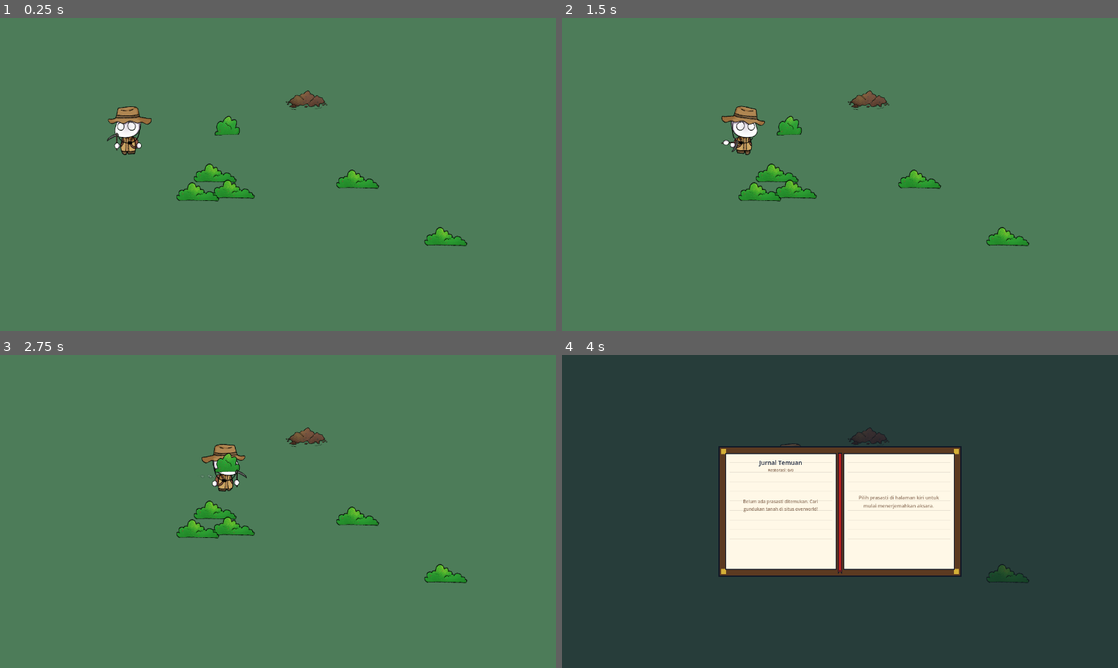
Above: before the commit, frames 1-4 (two rows, left to right).
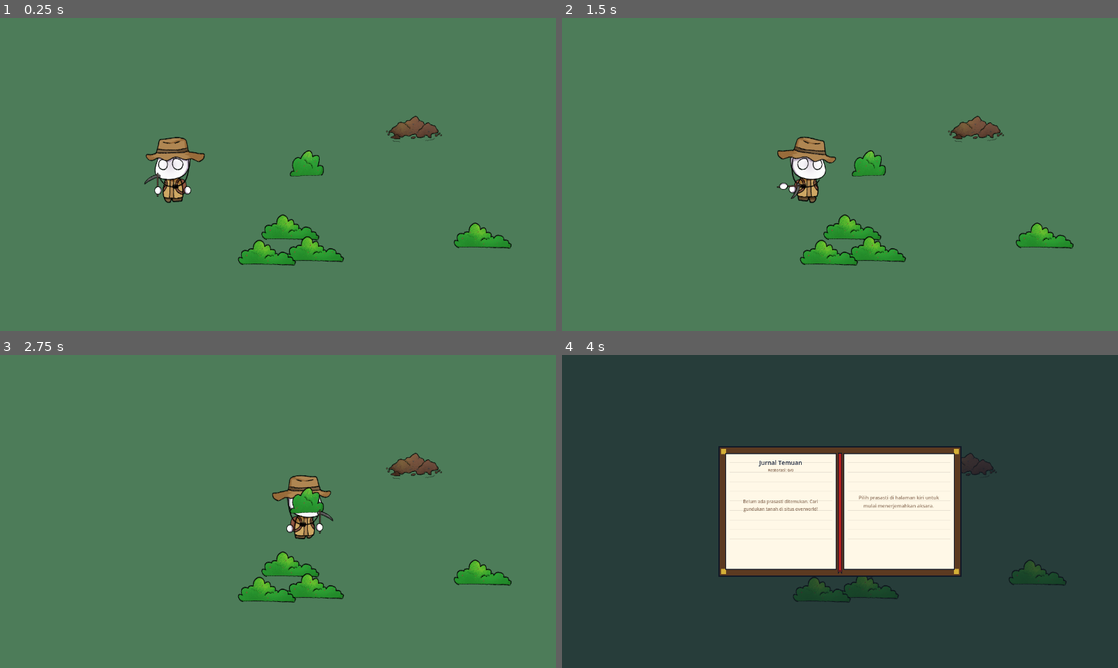
Above: after the commit, the same moments.

Repository: Akabim/arkeolog
Game: Godot game, scene res://src/core/main.tscn
The game is run twice, just before and just after one commit, with the same random seed, the same clock (stepped at 60 frames per second) and the same inputs.
Inputs (mouse positions are in pixels of both pictures, inside the frame that each line leads up to):
- Up to frame 1 (0.25 s): no input
- Up to frame 2 (1.5 s): tap Enter (ui_accept) at 0.5, 0.77 s; move the mouse to (962, 158) at 0.52 s; hold D (move_right) 0.53-1.25 s; hold E (interact) 0.53-1.25 s; click (962, 158) at 0.67 s; drag from (728, 190) to (1006, 249) at 1.27 s
- Up to frame 3 (2.75 s): move the mouse to (333, 442) at 2.02 s; hold D (move_right) from 2.03 s (still down); tap Space at 2.1 s
- Up to frame 4 (4 s): release D (move_right) at 2.75 s; drag from (812, 574) to (1006, 586) at 2.77 s; move the mouse to (1006, 558) at 3.52 s; hold A (move_left) from 3.53 s (still down); tap I at 3.6 s; tap Enter (ui_accept) at 3.77 s

The runs differ from the first frame. In frame 1, 6.4% of the frame differs, in the area x 19-92%, y 23-80%; in frame 2, 6.3%; in frame 3, 5.9%; in frame 4, 0.4%.

Commit message:
Implement player feet shadow, camera zoom to 1.35, and parallax background scrolling in sandbox

Diff:
--- a/src/entities/player/player.gd
+++ b/src/entities/player/player.gd
@@ -34,6 +34,29 @@
 var current_facing: String = "front"
 
 func _ready() -> void:
+	# Create soft radial shadow at player's feet
+	var grad = Gradient.new()
+	grad.colors = PackedColorArray([Color(0, 0, 0, 0.4), Color(0, 0, 0, 0)])
+	grad.offsets = PackedFloat32Array([0.0, 1.0])
+
+	var grad_tex = GradientTexture2D.new()
+	grad_tex.gradient = grad
+	grad_tex.fill = GradientTexture2D.FILL_RADIAL
+	grad_tex.fill_from = Vector2(0.5, 0.5)
+	grad_tex.fill_to = Vector2(0.5, 0.0)
+	grad_tex.width = 64
+	grad_tex.height = 64
+
+	var shadow = Sprite2D.new()
+	shadow.name = "Shadow"
+	shadow.texture = grad_tex
+	shadow.position = Vector2(-5, 46)
+	shadow.scale = Vector2(1.5, 0.6)
+	shadow.show_behind_parent = true
+	shadow.z_index = -1
+	add_child(shadow)
+	move_child(shadow, 0)
+
 	# Enable Y-sorting for cozy depth sorting
 	y_sort_enabled = true
 
--- a/src/entities/player/player.tscn
+++ b/src/entities/player/player.tscn
@@ -140,26 +140,14 @@
 tracks/9/type = "value"
 tracks/9/imported = false
 tracks/9/enabled = true
-tracks/9/path = NodePath("Visual/Badan/HandL/Pickaxe:rotation")
+tracks/9/path = NodePath("Visual/Badan/HandL/Pickaxe:position")
 tracks/9/interp = 1
 tracks/9/loop_wrap = true
 tracks/9/keys = {
 "times": PackedFloat32Array(0),
 "transitions": PackedFloat32Array(1),
 "update": 0,
-"values": [0.0]
-}
-tracks/10/type = "value"
-tracks/10/imported = false
-tracks/10/enabled = true
-tracks/10/path = NodePath("Visual/Badan/HandL/Pickaxe:position")
-tracks/10/interp = 1
-tracks/10/loop_wrap = true
-tracks/10/keys = {
-"times": PackedFloat32Array(0),
-"transitions": PackedFloat32Array(1),
-"update": 0,
-"values": [Vector2(-120.44445, -0.5555525)]
+"values": [Vector2(-8.888664, 13.333334)]
 }
 
 [sub_resource type="Animation" id="Animation_idle"]
@@ -274,131 +262,6 @@
 "update": 0,
 "values": [Vector2(-120.44445, -0.5555525), Vector2(-120.44445, -0.5555525)]
 }
-tracks/9/type = "value"
-tracks/9/imported = false
-tracks/9/enabled = true
-tracks/9/path = NodePath("Visual/Badan/HandL/Pickaxe:rotation")
-tracks/9/interp = 1
-tracks/9/loop_wrap = true
-tracks/9/keys = {
-"times": PackedFloat32Array(0, 1.6),
-"transitions": PackedFloat32Array(1, 1),
-"update": 0,
-"values": [0.0, 0.0]
-}
-tracks/10/type = "value"
-tracks/10/imported = false
-tracks/10/enabled = true
-tracks/10/path = NodePath("Visual/Badan/HandL/Pickaxe:position")
-tracks/10/interp = 1
-tracks/10/loop_wrap = true
-tracks/10/keys = {
-"times": PackedFloat32Array(0, 1.6),
-"transitions": PackedFloat32Array(1, 1),
-"update": 0,
-"values": [Vector2(-120.44445, -0.5555525), Vector2(-120.44445, -0.5555525)]
-}
-
-[sub_resource type="Animation" id="Animation_p2qdy"]
-resource_name = "idle_pickaxe"
-length = 1.6
-loop_mode = 1
-tracks/0/type = "value"
-tracks/0/imported = false
-tracks/0/enabled = true
-tracks/0/path = NodePath("Visual/Badan:position")
-tracks/0/interp = 2
-tracks/0/loop_wrap = true
-tracks/0/keys = {
-"times": PackedFloat32Array(0, 0.8, 1.6),
-"transitions": PackedFloat32Array(1, 1, 1),
-"update": 0,
-"values": [Vector2(0, 0), Vector2(0, 2), Vector2(0, 0)]
-}
-tracks/1/type = "value"
-tracks/1/imported = false
-tracks/1/enabled = true
-tracks/1/path = NodePath("Visual/Kepala:position")
-tracks/1/interp = 2
-tracks/1/loop_wrap = true
-tracks/1/keys = {
-"times": PackedFloat32Array(0, 0.8, 1.6),
-"transitions": PackedFloat32Array(1, 1, 1),
-"update": 0,
-"values": [Vector2(0, 0), Vector2(0, 4), Vector2(0, 0)]
-}
-tracks/2/type = "value"
-tracks/2/imported = false
-tracks/2/enabled = true
-tracks/2/path = NodePath("Visual/Topi:position")
-tracks/2/interp = 2
-tracks/2/loop_wrap = true
-tracks/2/keys = {
-"times": PackedFloat32Array(0, 0.8, 1.6),
-"transitions": PackedFloat32Array(1, 1, 1),
-"update": 0,
-"values": [Vector2(0, 0), Vector2(0, 4.5), Vector2(0, 0)]
-}
-tracks/3/type = "value"
-tracks/3/imported = false
-tracks/3/enabled = true
-tracks/3/path = NodePath("Visual/Badan/HandL:position")
-tracks/3/interp = 1
-tracks/3/loop_wrap = true
-tracks/3/keys = {
-"times": PackedFloat32Array(0, 1.6),
-"transitions": PackedFloat32Array(1, 1),
-"update": 0,
-"values": [Vector2(26.027, 18.105), Vector2(26.027, 18.105)]
-}
-tracks/4/type = "value"
-tracks/4/imported = false
-tracks/4/enabled = true
-tracks/4/path = NodePath("Visual/Badan/HandR:position")
-tracks/4/interp = 1
-tracks/4/loop_wrap = true
-tracks/4/keys = {
-"times": PackedFloat32Array(0, 1.6),
-"transitions": PackedFloat32Array(1, 1),
-"update": 0,
-"values": [Vector2(-13.333334, -11.111111), Vector2(-13.333334, -11.111111)]
-}
-tracks/5/type = "value"
-tracks/5/imported = false
-tracks/5/enabled = true
-tracks/5/path = NodePath("Visual/Badan/HandL:rotation")
-tracks/5/interp = 1
-tracks/5/loop_wrap = true
-tracks/5/keys = {
-"times": PackedFloat32Array(0, 1.6),
-"transitions": PackedFloat32Array(1, 1),
-"update": 0,
-"values": [0.0, 0.0]
-}
-tracks/6/type = "value"
-tracks/6/imported = false
-tracks/6/enabled = true
-tracks/6/path = NodePath("Visual/Badan/HandR:rotation")
-tracks/6/interp = 1
-tracks/6/loop_wrap = true
-tracks/6/keys = {
-"times": PackedFloat32Array(0, 1.6),
-"transitions": PackedFloat32Array(1, 1),
-"update": 0,
-"values": [0.0, 0.0]
-}
-tracks/7/type = "value"
-tracks/7/imported = false
-tracks/7/enabled = true
-tracks/7/path = NodePath("Visual/Badan/HandL/Pickaxe:position")
-tracks/7/interp = 1
-tracks/7/loop_wrap = true
-tracks/7/keys = {
-"times": PackedFloat32Array(0, 1.6),
-"transitions": PackedFloat32Array(1, 1),
-"update": 0,
-"values": [Vector2(-41.582558, 6.3394465), Vector2(-41.582558, 6.3394465)]
-}
 
 [sub_resource type="Animation" id="Animation_idle_shovel"]
 resource_name = "idle_shovel"
@@ -489,107 +352,82 @@
 "values": [0.0, 0.0]
 }
 
-[sub_resource type="Animation" id="Animation_swing_pickaxe"]
+[sub_resource type="Animation" id="Animation_3c4mh"]
 resource_name = "swing_pickaxe"
-length = 0.35
+length = 0.25
 step = 0.05
 tracks/0/type = "value"
 tracks/0/imported = false
 tracks/0/enabled = true
-tracks/0/path = NodePath("Visual/Badan/HandL:position")
+tracks/0/path = NodePath("Visual/Badan/HandL:rotation")
 tracks/0/interp = 2
 tracks/0/loop_wrap = true
 tracks/0/keys = {
-"times": PackedFloat32Array(0, 0.12, 0.22, 0.35),
-"transitions": PackedFloat32Array(1, 1, 1, 1),
-"update": 0,
-"values": [Vector2(2.222, 0), Vector2(-15, -45), Vector2(25, 20), Vector2(2.222, 0)]
+"times": PackedFloat32Array(0, 0.08, 0.16, 0.25),
+"transitions": PackedFloat32Array(1, 1, 1, 1),
+"update": 0,
+"values": [0.0, 1.396263, -1.710423, 0.0]
 }
 tracks/1/type = "value"
 tracks/1/imported = false
 tracks/1/enabled = true
-tracks/1/path = NodePath("Visual/Badan/HandL:rotation")
+tracks/1/path = NodePath("Visual/Badan/HandR:rotation")
 tracks/1/interp = 2
 tracks/1/loop_wrap = true
 tracks/1/keys = {
-"times": PackedFloat32Array(0, 0.12, 0.22, 0.35),
-"transitions": PackedFloat32Array(1, 1, 1, 1),
-"update": 0,
-"values": [0.0, -1.6, 1.0, 0.0]
+"times": PackedFloat32Array(0, 0.08, 0.16, 0.25),
+"transitions": PackedFloat32Array(1, 1, 1, 1),
+"update": 0,
+"values": [0.0, 0.0, 0.0, 0.0]
 }
 tracks/2/type = "value"
 tracks/2/imported = false
 tracks/2/enabled = true
-tracks/2/path = NodePath("Visual/Badan/HandR:position")
+tracks/2/path = NodePath("Visual/Badan:scale")
 tracks/2/interp = 2
 tracks/2/loop_wrap = true
 tracks/2/keys = {
-"times": PackedFloat32Array(0, 0.12, 0.22, 0.35),
-"transitions": PackedFloat32Array(1, 1, 1, 1),
-"update": 0,
-"values": [Vector2(-2.222, 2.222), Vector2(-20, -40), Vector2(20, 25), Vector2(-2.222, 2.222)]
+"times": PackedFloat32Array(0, 0.08, 0.16, 0.25),
+"transitions": PackedFloat32Array(1, 1, 1, 1),
+"update": 0,
+"values": [Vector2(1, 1), Vector2(0.95, 1.05), Vector2(1.05, 0.95), Vector2(1, 1)]
 }
 tracks/3/type = "value"
 tracks/3/imported = false
 tracks/3/enabled = true
-tracks/3/path = NodePath("Visual/Badan/HandR:rotation")
+tracks/3/path = NodePath("Visual/Topi:rotation")
 tracks/3/interp = 2
 tracks/3/loop_wrap = true
 tracks/3/keys = {
-"times": PackedFloat32Array(0, 0.12, 0.22, 0.35),
-"transitions": PackedFloat32Array(1, 1, 1, 1),
-"update": 0,
-"values": [0.0, -1.4, 0.8, 0.0]
+"times": PackedFloat32Array(0, 0.08, 0.16, 0.25),
+"transitions": PackedFloat32Array(1, 1, 1, 1),
+"update": 0,
+"values": [0.0, 0.1, -0.12, 0.0]
 }
 tracks/4/type = "value"
 tracks/4/imported = false
 tracks/4/enabled = true
-tracks/4/path = NodePath("Visual/Badan:scale")
-tracks/4/interp = 2
+tracks/4/path = NodePath("Visual/Badan/HandL/Pickaxe:position")
+tracks/4/interp = 1
 tracks/4/loop_wrap = true
 tracks/4/keys = {
-"times": PackedFloat32Array(0, 0.12, 0.22, 0.35),
-"transitions": PackedFloat32Array(1, 1, 1, 1),
-"update": 0,
-"values": [Vector2(1, 1), Vector2(0.9, 1.1), Vector2(1.15, 0.85), Vector2(1, 1)]
+"times": PackedFloat32Array(0),
+"transitions": PackedFloat32Array(1),
+"update": 0,
+"values": [Vector2(-8.888664, 15.555556)]
 }
 tracks/5/type = "value"
 tracks/5/imported = false
 tracks/5/enabled = true
-tracks/5/path = NodePath("Visual/Topi:rotation")
-tracks/5/interp = 2
+tracks/5/path = NodePath("Visual/Badan/HandL/Pickaxe:rotation")
+tracks/5/interp = 1
 tracks/5/loop_wrap = true
 tracks/5/keys = {
-"times": PackedFloat32Array(0, 0.12, 0.22, 0.35),
-"transitions": PackedFloat32Array(1, 1, 1, 1),
-"update": 0,
-"values": [0.0, -0.1, 0.15, 0.0]
-}
-tracks/6/type = "value"
-tracks/6/imported = false
-tracks/6/enabled = true
-tracks/6/path = NodePath("Visual/Badan/HandL/Pickaxe:rotation")
-tracks/6/interp = 2
-tracks/6/loop_wrap = true
-tracks/6/keys = {
-"times": PackedFloat32Array(0, 0.12, 0.22, 0.35),
-"transitions": PackedFloat32Array(1, 1, 1, 1),
-"update": 0,
-"values": [0.0, -1.8, 1.2, 0.0]
-}
-tracks/7/type = "value"
-tracks/7/imported = false
-tracks/7/enabled = true
-tracks/7/path = NodePath("Visual/Badan/HandL/Pickaxe:position")
-tracks/7/interp = 2
-tracks/7/loop_wrap = true
-tracks/7/keys = {
-"times": PackedFloat32Array(0, 0.12, 0.22, 0.35),
-"transitions": PackedFloat32Array(1, 1, 1, 1),
-"update": 0,
-"values": [Vector2(-120.44445, -0.5555525), Vector2(-120.44445, -0.5555525), Vector2(-120.44445, -0.5555525), Vector2(-120.44445, -0.5555525)]
-}
-
+"times": PackedFloat32Array(0),
+"transitions": PackedFloat32Array(1),
+"update": 0,
+"values": [0.0]
+}
 
 [sub_resource type="Animation" id="Animation_swing_scythe"]
 resource_name = "swing_scythe"
@@ -896,187 +734,14 @@
 tracks/14/type = "value"
 tracks/14/imported = false
 tracks/14/enabled = true
-tracks/14/path = NodePath("Visual/Badan/HandL/Pickaxe:rotation")
+tracks/14/path = NodePath("Visual/Badan/HandL/Pickaxe:position")
 tracks/14/interp = 1
 tracks/14/loop_wrap = true
 tracks/14/keys = {
 "times": PackedFloat32Array(0, 0.5),
 "transitions": PackedFloat32Array(1, 1),
 "update": 0,
-"values": [0.0, 0.0]
-}
-tracks/15/type = "value"
-tracks/15/imported = false
-tracks/15/enabled = true
-tracks/15/path = NodePath("Visual/Badan/HandL/Pickaxe:position")
-tracks/15/interp = 1
-tracks/15/loop_wrap = true
-tracks/15/keys = {
-"times": PackedFloat32Array(0, 0.5),
-"transitions": PackedFloat32Array(1, 1),
-"update": 0,
-"values": [Vector2(-120.44445, -0.5555525), Vector2(-120.44445, -0.5555525)]
-}
-
-[sub_resource type="Animation" id="Animation_lqdhu"]
-resource_name = "walk_pickaxe"
-length = 0.5
-loop_mode = 1
-tracks/0/type = "value"
-tracks/0/imported = false
-tracks/0/enabled = true
-tracks/0/path = NodePath("Visual/KakiKiri:position")
-tracks/0/interp = 2
-tracks/0/loop_wrap = true
-tracks/0/keys = {
-"times": PackedFloat32Array(0, 0.125, 0.25, 0.375, 0.5),
-"transitions": PackedFloat32Array(1, 1, 1, 1, 1),
-"update": 0,
-"values": [Vector2(-126, -123), Vector2(-126, -130), Vector2(-126, -123), Vector2(-126, -123), Vector2(-126, -123)]
-}
-tracks/1/type = "value"
-tracks/1/imported = false
-tracks/1/enabled = true
-tracks/1/path = NodePath("Visual/KakiKanan:position")
-tracks/1/interp = 2
-tracks/1/loop_wrap = true
-tracks/1/keys = {
-"times": PackedFloat32Array(0, 0.125, 0.25, 0.375, 0.5),
-"transitions": PackedFloat32Array(1, 1, 1, 1, 1),
-"update": 0,
-"values": [Vector2(-129, -125), Vector2(-129, -125), Vector2(-129, -125), Vector2(-129, -132), Vector2(-129, -125)]
-}
-tracks/2/type = "value"
-tracks/2/imported = false
-tracks/2/enabled = true
-tracks/2/path = NodePath("Visual/Badan:position")
-tracks/2/interp = 2
-tracks/2/loop_wrap = true
-tracks/2/keys = {
-"times": PackedFloat32Array(0, 0.125, 0.25, 0.375, 0.5),
-"transitions": PackedFloat32Array(1, 1, 1, 1, 1),
-"update": 0,
-"values": [Vector2(0, 0), Vector2(0, 3), Vector2(0, 0), Vector2(0, 3), Vector2(0, 0)]
-}
-tracks/3/type = "value"
-tracks/3/imported = false
-tracks/3/enabled = true
-tracks/3/path = NodePath("Visual/Kepala:position")
-tracks/3/interp = 2
-tracks/3/loop_wrap = true
-tracks/3/keys = {
-"times": PackedFloat32Array(0, 0.125, 0.25, 0.375, 0.5),
-"transitions": PackedFloat32Array(1, 1, 1, 1, 1),
-"update": 0,
-"values": [Vector2(0, 0), Vector2(0, 4.5), Vector2(0, 0), Vector2(0, 4.5), Vector2(0, 0)]
-}
-tracks/4/type = "value"
-tracks/4/imported = false
-tracks/4/enabled = true
-tracks/4/path = NodePath("Visual/Topi:position")
-tracks/4/interp = 2
-tracks/4/loop_wrap = true
-tracks/4/keys = {
-"times": PackedFloat32Array(0, 0.125, 0.25, 0.375, 0.5),
-"transitions": PackedFloat32Array(1, 1, 1, 1, 1),
-"update": 0,
-"values": [Vector2(0, 0), Vector2(0, 5.5), Vector2(0, 0), Vector2(0, 5.5), Vector2(0, 0)]
-}
-tracks/5/type = "value"
-tracks/5/imported = false
-tracks/5/enabled = true
-tracks/5/path = NodePath("Visual/Badan/HandL:position")
-tracks/5/interp = 1
-tracks/5/loop_wrap = true
-tracks/5/keys = {
-"times": PackedFloat32Array(0, 0.5),
-"transitions": PackedFloat32Array(1, 1),
-"update": 0,
-"values": [Vector2(26.027, 18.105), Vector2(26.027, 18.105)]
-}
-tracks/6/type = "value"
-tracks/6/imported = false
-tracks/6/enabled = true
-tracks/6/path = NodePath("Visual/Badan/HandR:position")
-tracks/6/interp = 1
-tracks/6/loop_wrap = true
-tracks/6/keys = {
-"times": PackedFloat32Array(0, 0.5),
-"transitions": PackedFloat32Array(1, 1),
-"update": 0,
-"values": [Vector2(-13.333334, -11.111111), Vector2(-13.333334, -11.111111)]
-}
-tracks/7/type = "value"
-tracks/7/imported = false
-tracks/7/enabled = true
-tracks/7/path = NodePath("Visual/Badan/HandL:rotation")
-tracks/7/interp = 1
-tracks/7/loop_wrap = true
-tracks/7/keys = {
-"times": PackedFloat32Array(0, 0.5),
-"transitions": PackedFloat32Array(1, 1),
-"update": 0,
-"values": [0.0, 0.0]
-}
-tracks/8/type = "value"
-tracks/8/imported = false
-tracks/8/enabled = true
-tracks/8/path = NodePath("Visual/Badan/HandR:rotation")
-tracks/8/interp = 1
-tracks/8/loop_wrap = true
-tracks/8/keys = {
-"times": PackedFloat32Array(0, 0.5),
-"transitions": PackedFloat32Array(1, 1),
-"update": 0,
-"values": [0.0, 0.0]
-}
-tracks/9/type = "value"
-tracks/9/imported = false
-tracks/9/enabled = true
-tracks/9/path = NodePath("Visual/Tas:position")
-tracks/9/interp = 2
-tracks/9/loop_wrap = true
-tracks/9/keys = {
-"times": PackedFloat32Array(0, 0.125, 0.25, 0.375, 0.5),
-"transitions": PackedFloat32Array(1, 1, 1, 1, 1),
-"update": 0,
-"values": [Vector2(0, 0), Vector2(-2, 4), Vector2(0, 0), Vector2(2, 4), Vector2(0, 0)]
-}
-tracks/10/type = "value"
-tracks/10/imported = false
-tracks/10/enabled = true
-tracks/10/path = NodePath("Visual/Tas:rotation")
-tracks/10/interp = 2
-tracks/10/loop_wrap = true
-tracks/10/keys = {
-"times": PackedFloat32Array(0, 0.125, 0.25, 0.375, 0.5),
-"transitions": PackedFloat32Array(1, 1, 1, 1, 1),
-"update": 0,
-"values": [0.0, -0.06, 0.0, 0.06, 0.0]
-}
-tracks/11/type = "value"
-tracks/11/imported = false
-tracks/11/enabled = true
-tracks/11/path = NodePath("Visual/Topi:rotation")
-tracks/11/interp = 2
-tracks/11/loop_wrap = true
-tracks/11/keys = {
-"times": PackedFloat32Array(0, 0.125, 0.25, 0.375, 0.5),
-"transitions": PackedFloat32Array(1, 1, 1, 1, 1),
-"update": 0,
-"values": [0.0, 0.06, 0.0, -0.06, 0.0]
-}
-tracks/12/type = "value"
-tracks/12/imported = false
-tracks/12/enabled = true
-tracks/12/path = NodePath("Visual/Badan/HandL/Pickaxe:position")
-tracks/12/interp = 1
-tracks/12/loop_wrap = true
-tracks/12/keys = {
-"times": PackedFloat32Array(0, 0.5),
-"transitions": PackedFloat32Array(1, 1),
-"update": 0,
-"values": [Vector2(-41.582558, 6.3394465), Vector2(-41.582558, 6.3394465)]
+"values": [Vector2(-8.888664, 13.333334), Vector2(-8.888664, 13.333334)]
 }
 
 [sub_resource type="Animation" id="Animation_walk_shovel"]
@@ -1232,13 +897,11 @@
 _data = {
 &"RESET": SubResource("Animation_RESET"),
 &"idle": SubResource("Animation_idle"),
-&"idle_pickaxe": SubResource("Animation_p2qdy"),
 &"idle_shovel": SubResource("Animation_idle_shovel"),
-&"swing_pickaxe": SubResource("Animation_swing_pickaxe"),
+&"swing_pickaxe": SubResource("Animation_3c4mh"),
 &"swing_scythe": SubResource("Animation_swing_scythe"),
 &"swing_shovel": SubResource("Animation_swing_shovel"),
 &"walk": SubResource("Animation_walk"),
-&"walk_pickaxe": SubResource("Animation_lqdhu"),
 &"walk_shovel": SubResource("Animation_walk_shovel")
 }
 
@@ -1255,7 +918,8 @@
 
 [node name="DustParticles" type="CPUParticles2D" parent="." unique_id=253918371]
 show_behind_parent = true
-position = Vector2(0, 24)
+z_index = -2
+position = Vector2(0, 54)
 emitting = false
 texture = ExtResource("3_qlg0r")
 lifetime = 0.4
@@ -1275,8 +939,6 @@
 scale = Vector2(0.45, 0.45)
 
 [node name="Tas" type="Sprite2D" parent="Visual" unique_id=157407684]
-position = Vector2(-0.87842184, 1.7568437)
-rotation = -0.026352655
 texture = ExtResource("3_tk761")
 
 [node name="KakiKiri" type="Sprite2D" parent="Visual" unique_id=343680900]
@@ -1311,7 +973,7 @@
 
 [node name="Pickaxe" type="Sprite2D" parent="Visual/Badan/HandL" unique_id=1165311712]
 show_behind_parent = true
-position = Vector2(-120.44445, -0.5555525)
+position = Vector2(-8.888664, 13.333334)
 texture = ExtResource("11_pickaxe")
 
 [node name="HandR" type="Sprite2D" parent="Visual/Badan" unique_id=1230186548]
@@ -1334,6 +996,7 @@
 shape = SubResource("CircleShape2D_interact")
 
 [node name="Camera2D" type="Camera2D" parent="." unique_id=1587575647]
+zoom = Vector2(1.35, 1.35)
 position_smoothing_enabled = true
 position_smoothing_speed = 8.0
 drag_horizontal_enabled = true
--- a/src/levels/sandbox.tscn
+++ b/src/levels/sandbox.tscn
@@ -11,11 +11,17 @@
 y_sort_enabled = true
 script = ExtResource("1_level")
 
-[node name="Background" type="Sprite2D" parent="." unique_id=1971215265]
+[node name="ParallaxBackground" type="ParallaxBackground" parent="."]
+layer = -100
+
+[node name="ParallaxLayer" type="ParallaxLayer" parent="ParallaxBackground"]
+motion_scale = Vector2(0.85, 0.85)
+
+[node name="Background" type="Sprite2D" parent="ParallaxBackground/ParallaxLayer" unique_id=1971215265]
 z_index = -10
 texture = ExtResource("3_bg")
 position = Vector2(640, 360)
-scale = Vector2(0.666667, 0.666667)
+scale = Vector2(0.75, 0.75)
 metadata/_edit_lock_ = true
 
 [node name="Borders" type="StaticBody2D" parent="." unique_id=67129742]
Not shown: 1 places in src/entities/player/player.tscn that only renumber resources
Not shown: 1 places in src/levels/sandbox.tscn that only renumber resources
